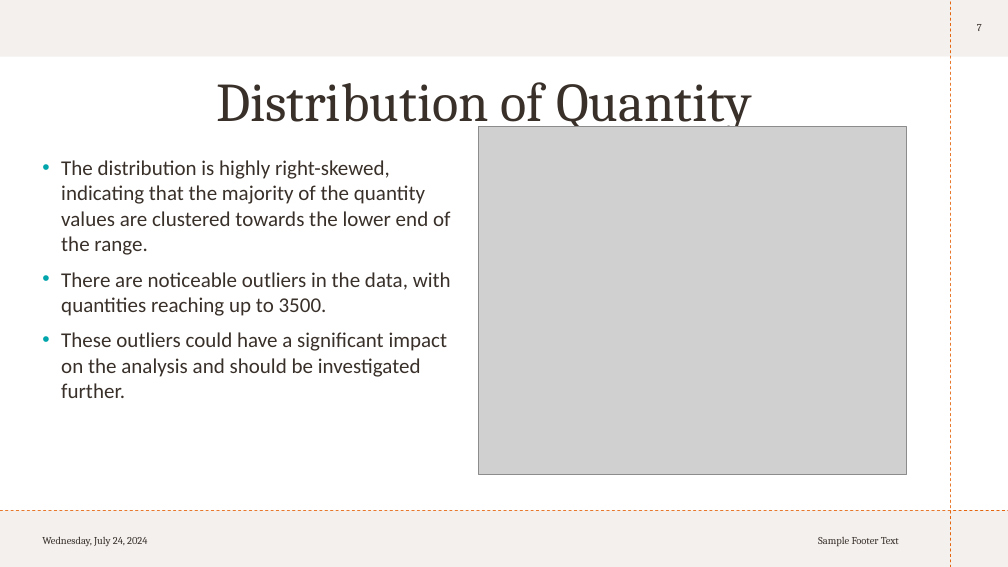
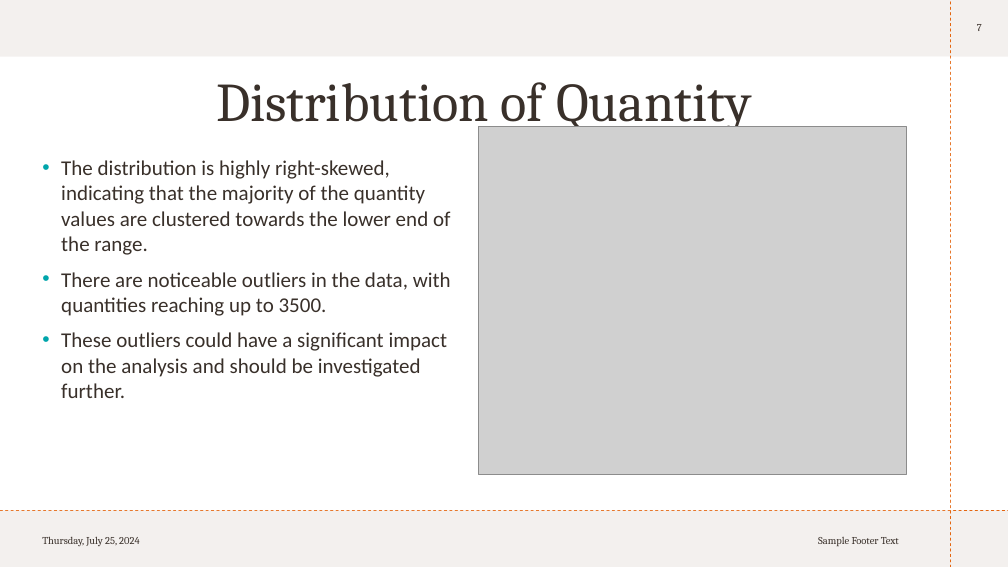
Before and after one commit to KarishmaFernandes/Forecasting-Future-Sales, a slide deck: slide 7 of sales Circly.pptx. Drawn at 1008x567 pixels with LibreOffice and Linux fonts; fonts in the diff are those of the drawing; grey boxes stand for pictures. Boxes give left, top, right and bottom in pixels: in the first picture for what was removed or moved away, otherwise in the second. Text is boxed around its words. In the diff, an @@ line names an element or a change of style, - is before the commit and + after.

```diff
--- a/sales Circly.pptx
+++ b/sales Circly.pptx
@@ text at <box>42,537,139,546</box>: text changed @@
-Wednesday, July 24, 2024
+Thursday, July 25, 2024
```
Also in this commit, not shown: 16 other slides changed.
